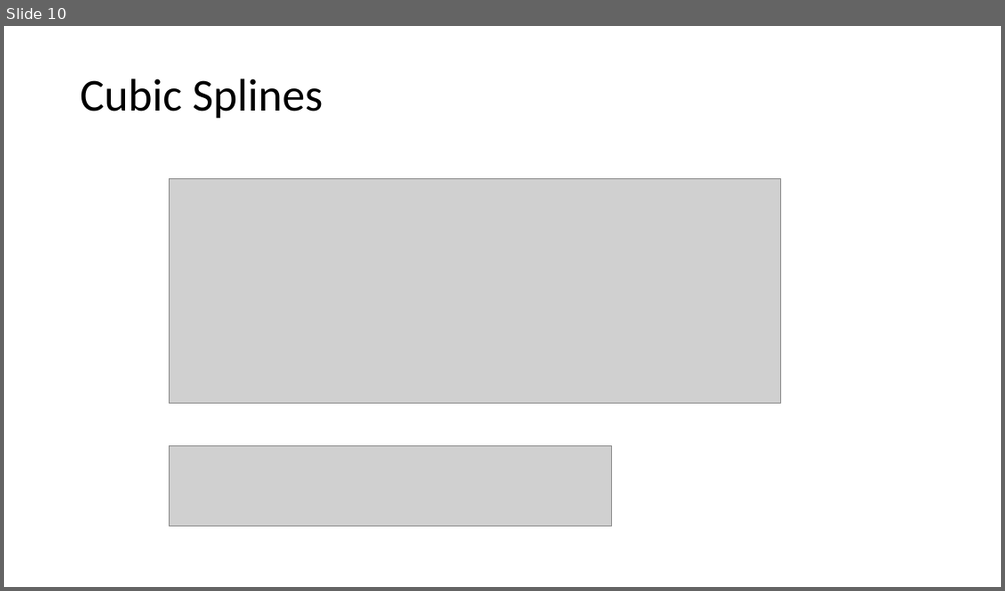
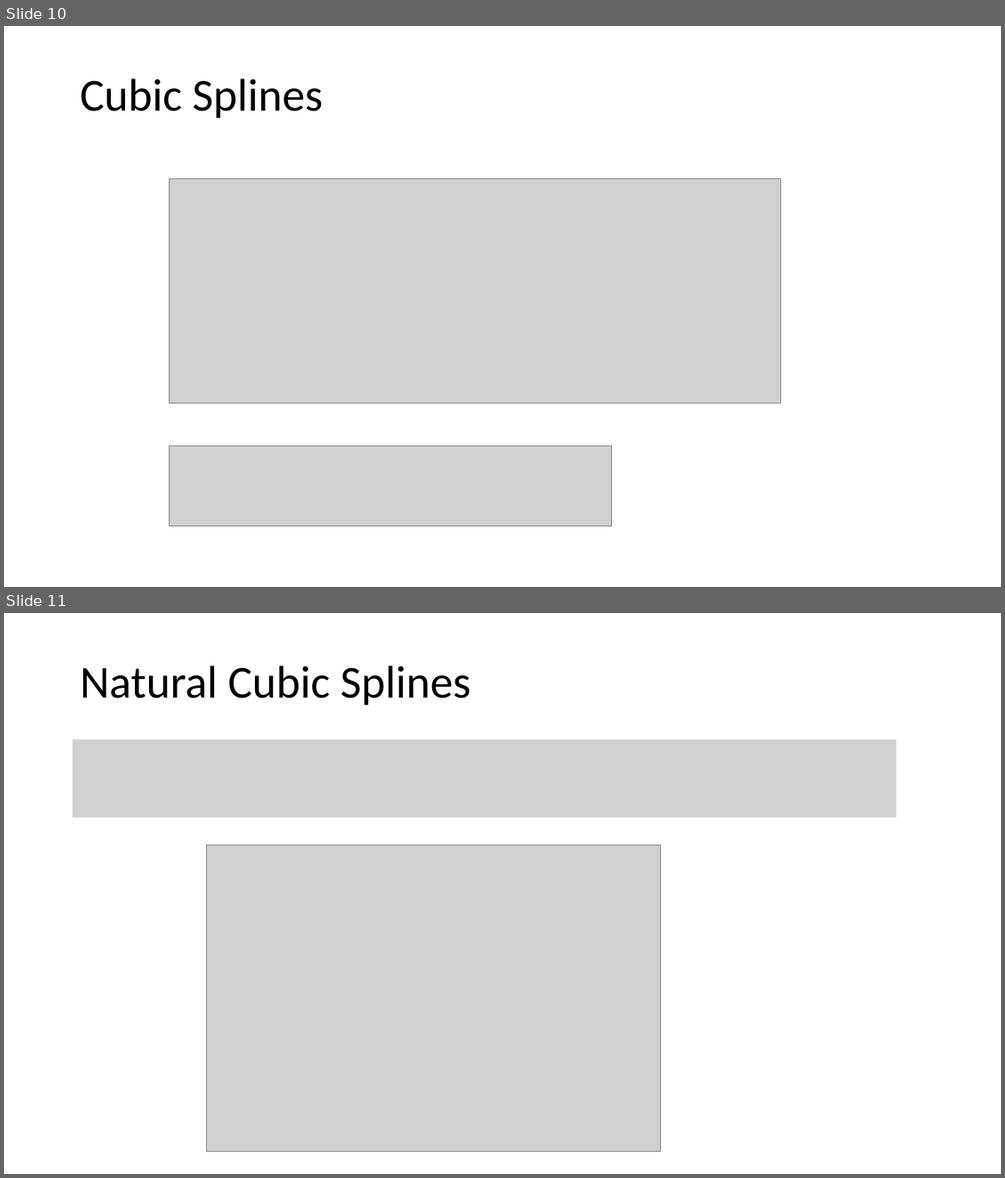
Before and after one commit to tianzheng4/tianzheng4.github.io, a slide deck: _umkc-teaching/slides/Lecture8.pptx. Shown one above the other, each under a label of ours: slide 10 before the commit, slides 10 and 11 after it. The pictures are 1005x591 and 1005x1178 pixels, drawn with LibreOffice and Linux fonts; fonts in the diff are those of the drawing; grey boxes stand for pictures. Boxes give left, top, right and bottom in pixels: in the first picture for what was removed or moved away, otherwise in the second. Text is boxed around its words. In the diff, an @@ line names an element or a change of style, - is before the commit and + after.

```diff
--- a/_umkc-teaching/slides/Lecture8.pptx
+++ b/_umkc-teaching/slides/Lecture8.pptx
@@ slide 11 added at box(4, 613, 1001, 1174), background #FFFFFF @@
@@ title added at box(80, 666, 471, 706), 44 pt, text #000000 @@
+Natural Cubic Splines
@@ picture added at box(73, 739, 897, 817) @@
@@ picture added at box(207, 844, 661, 1151) @@
```
Also in this commit, not shown: 6 other slides added.
